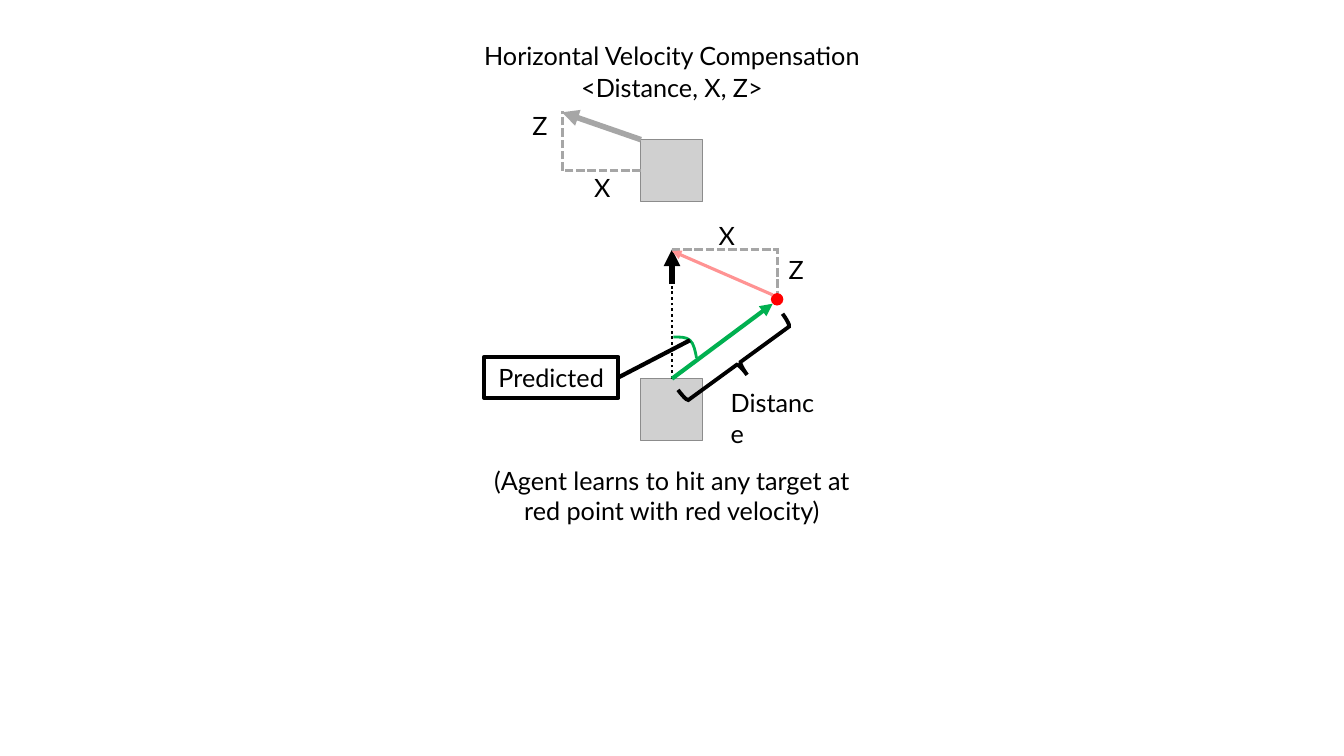
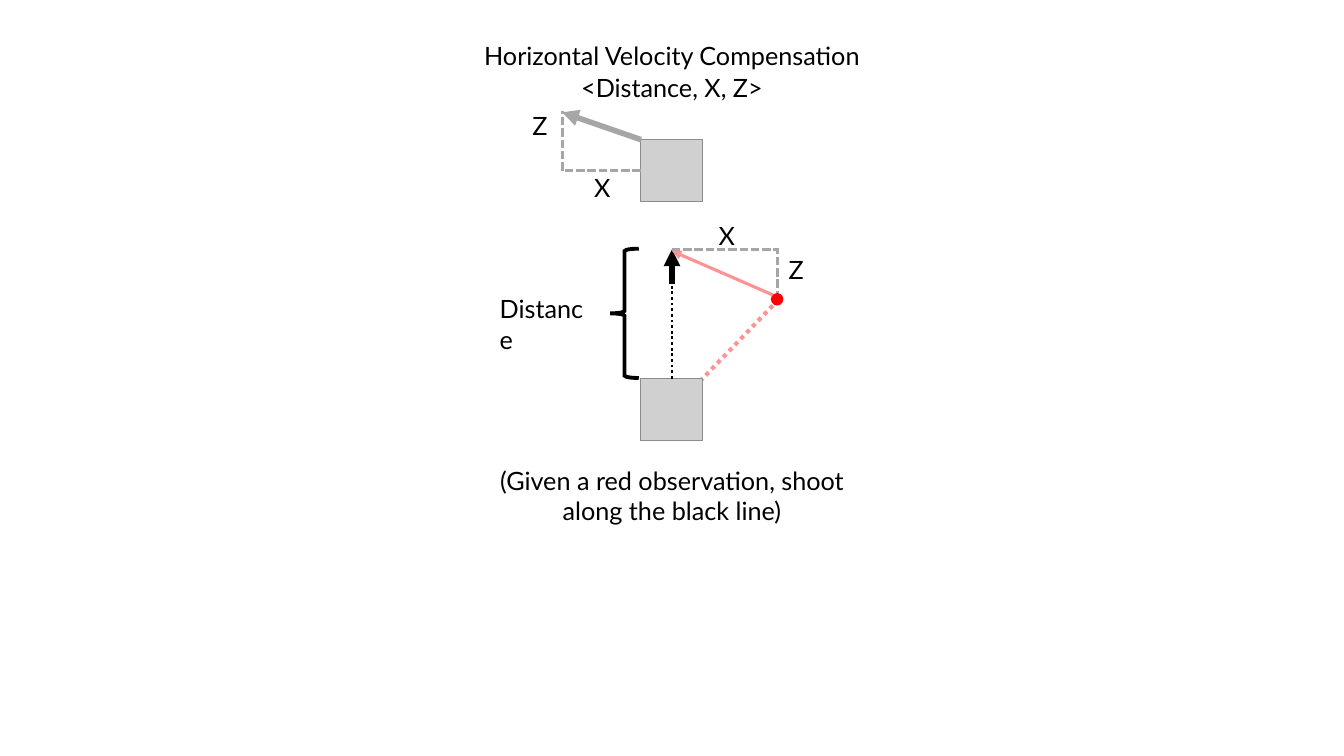
Before and after one commit to RibbonedAce/Dragon-Slayers, a slide deck: slide 5 of docs/images/FinalReportCharts.pptx. Drawn at 1344x756 pixels with LibreOffice and Linux fonts; fonts in the diff are those of the drawing; grey boxes stand for pictures. Boxes give left, top, right and bottom in pixels: in the first picture for what was removed or moved away, otherwise in the second. Text is boxed around its words. In the diff, an @@ line names an element or a change of style, - is before the commit and + after.

```diff
--- a/docs/images/FinalReportCharts.pptx
+++ b/docs/images/FinalReportCharts.pptx
@@ right brace at [610, 249, 638, 378]: rotation 53 to 180 degrees @@
@@ text "Distance": place and size @@
-text "Distance" at [721, 383, 834, 424]
+text "Distance" at [490, 288, 603, 330]
@@ arrow moved from (673, 379) - (773, 303) to (773, 306) - (673, 410) @@
@@ arrow (773, 306) - (673, 410): arrow to line; stroke #00B050 3 pt to #FF9393 3 pt dashed @@
@@ rectangle removed at [484, 357, 618, 397] @@
-Predicted
@@ line removed from (619, 377) to (691, 341) @@
@@ freeform shape removed at [673, 331, 703, 358] @@
@@ text at [500, 470, 843, 524]: text changed @@
-(Agent learns to hit any target at red point with red velocity)
+(Given a red observation, shoot along the black line)
```
Also in this commit, not shown: 3 other slides changed, 4 other files.
